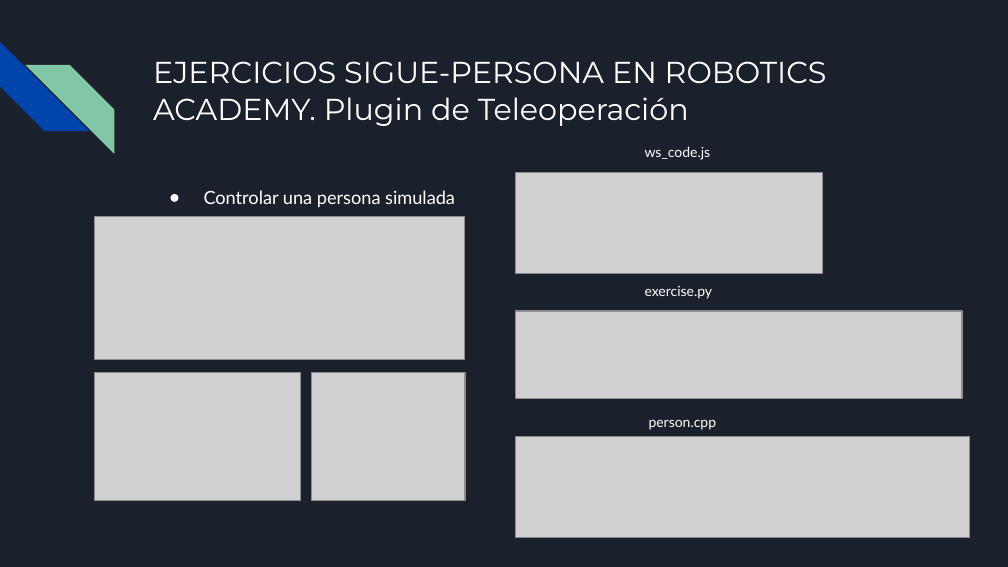
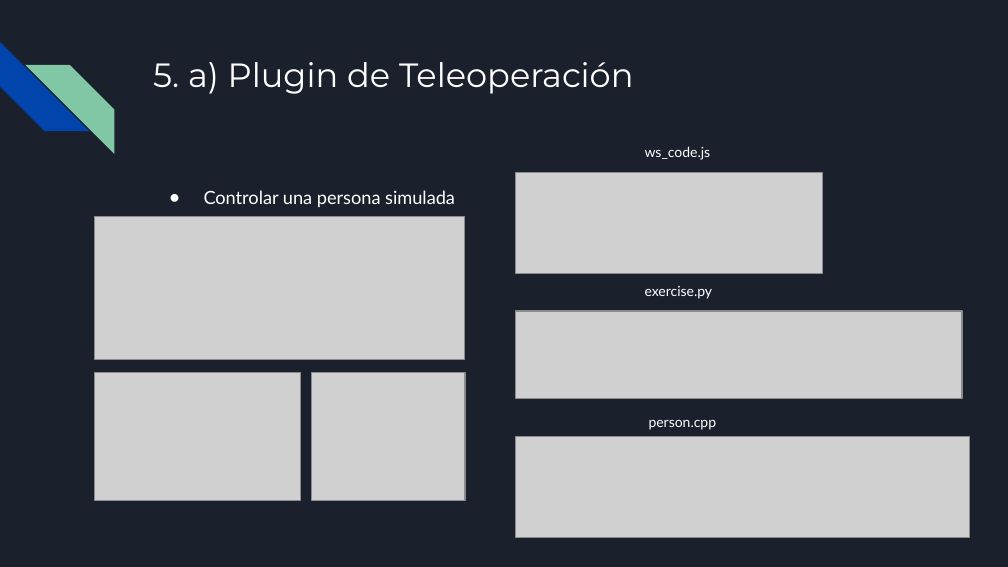
Before and after one commit to RoboticsLabURJC/2021-tfg-carlos-caminero, a slide deck: slide 10 of presentacion/presentacion.pptx. Drawn at 1008x567 pixels with LibreOffice and Linux fonts; fonts in the diff are those of the drawing; grey boxes stand for pictures. Boxes give left, top, right and bottom in pixels: in the first picture for what was removed or moved away, otherwise in the second. Text is boxed around its words. In the diff, an @@ line names an element or a change of style, - is before the commit and + after.

```diff
--- a/presentacion/presentacion.pptx
+++ b/presentacion/presentacion.pptx
@@ title at <box>153,62,634,94</box>: text changed; size 21.6 to 24 pt @@
-EJERCICIOS SIGUE-PERSONA EN ROBOTICS ACADEMY. Plugin de Teleoperación
+5. a) Plugin de Teleoperación
```
Also in this commit, not shown: 18 other slides changed, 1 other file.
